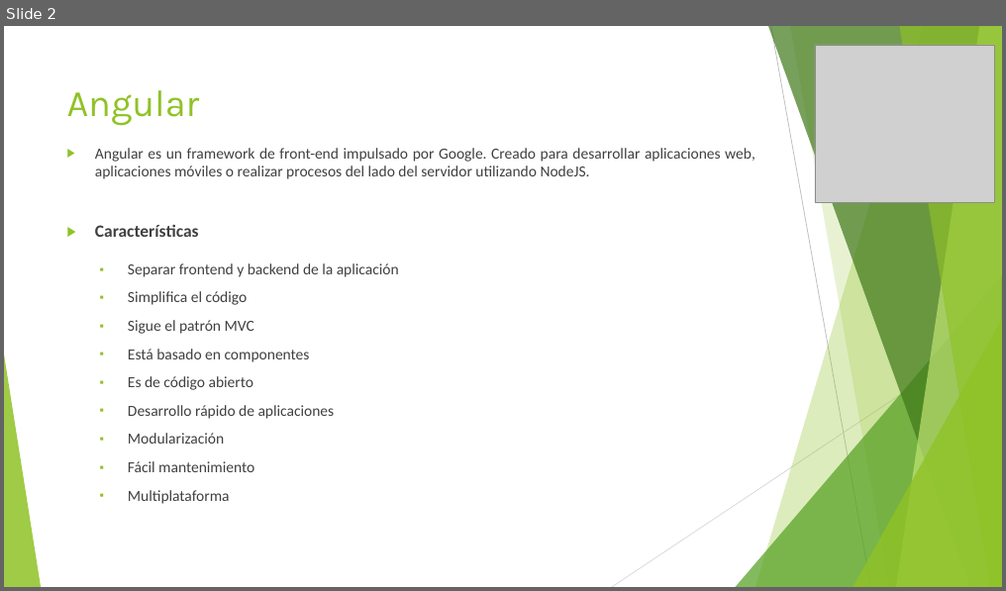
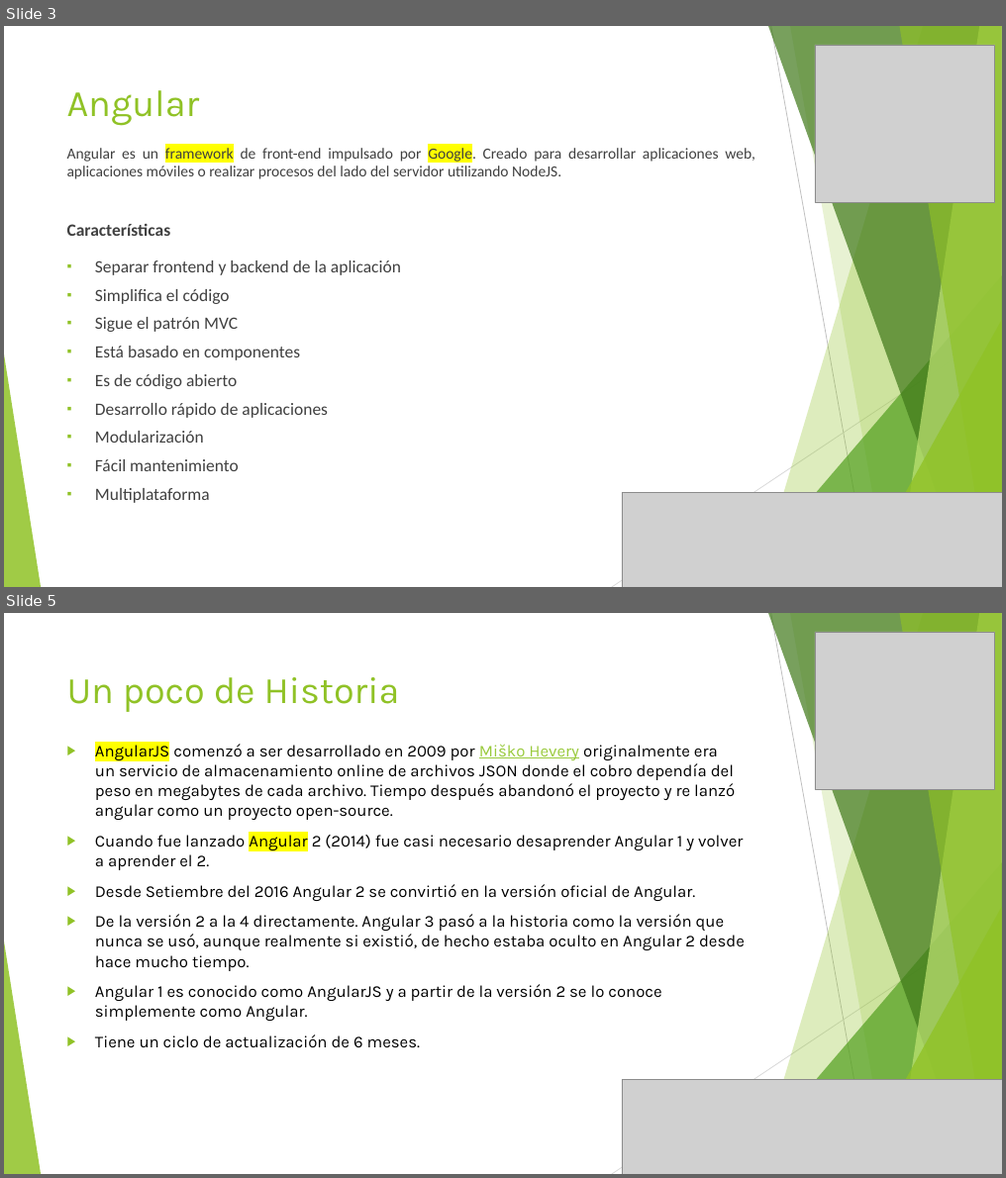
Before and after one commit to jpchSubzero/tartaro, a slide deck: angular/eShopApp/Recursos/Angular.pptx. Shown one above the other, each under a label of ours: slide 2 before the commit, slides 3 and 5 after it; the slides between them are not shown. The pictures are 1006x591 and 1006x1178 pixels, drawn with LibreOffice and Linux fonts; fonts in the diff are those of the drawing; grey boxes stand for pictures. Boxes give left, top, right and bottom in pixels: in the first picture for what was removed or moved away, otherwise in the second. Text is boxed around its words. In the diff, an @@ line names an element or a change of style, - is before the commit and + after.

```diff
--- a/angular/eShopApp/Recursos/Angular.pptx
+++ b/angular/eShopApp/Recursos/Angular.pptx
@@ slide 5 added at (4, 613, 1002, 1174), background #FFFFFF; not listed: 10 template elements that a slide beside it also shows @@
@@ picture added at (815, 632, 995, 789) @@
@@ title added at (67, 677, 400, 712), 36 pt, text #90C226 @@
+Un poco de Historia
@@ text added at (95, 744, 745, 1049), 16 pt, text #000000 @@
+▶ AngularJS comenzó a ser desarrollado en 2009 por Miško Hevery originalmente era un servicio de almacenamiento online de archivos JSON donde el cobro dependía del peso en megabytes de cada archivo. Tiempo después abandonó el proyecto y re lanzó angular como un proyecto open-source.
+▶ Cuando fue lanzado Angular 2 (2014) fue casi necesario desaprender Angular 1 y volver a aprender el 2.
+▶ Desde Setiembre del 2016 Angular 2 se convirtió en la versión oficial de Angular.
+▶ De la versión 2 a la 4 directamente. Angular 3 pasó a la historia como la versión que nunca se usó, aunque realmente si existió, de hecho estaba oculto en Angular 2 desde hace mucho tiempo.
+▶ Angular 1 es conocido como AngularJS y a partir de la versión 2 se lo conoce simplemente como Angular.
+▶ Tiene un ciclo de actualización de 6 meses.
@@ picture added at (622, 1079, 1002, 1174) @@
@@ what was slide 2 is now slide 3 @@
@@ slide 3 changed as well @@
@@ text "Angular es un framework de ..." at (67, 145, 755, 503): highlight none to #FFFF00 in "framework Google."; size 14.8 to 16.6 pt in "Separar frontend y backend de la aplicación", "Simplifica el código", "Sigue el patrón MVC", "Está basado en componentes" and 5 more places; bullet ▶ to none; line spacing 0.97 to 0.87; list level 2 to 1 in "Separar frontend y backend de ..."; list level 2 to 1 in "Simplifica el código"; list level 2 to 1 in "Sigue el patrón MVC"; list level 2 to 1 in "Está basado en componentes"; list level 2 to 1 in "Es de código abierto"; list level 2 to 1 in "Desarrollo rápido de aplicaciones"; list level 2 to 1 in "Modularización"; list level 2 to 1 in "Fácil mantenimiento"; list level 2 to 1 in "Multiplataforma" @@
@@ picture added at (622, 492, 1002, 587) @@
```
Also in this commit, not shown: 18 other slides changed, 9 other slides added, 43 other files.
